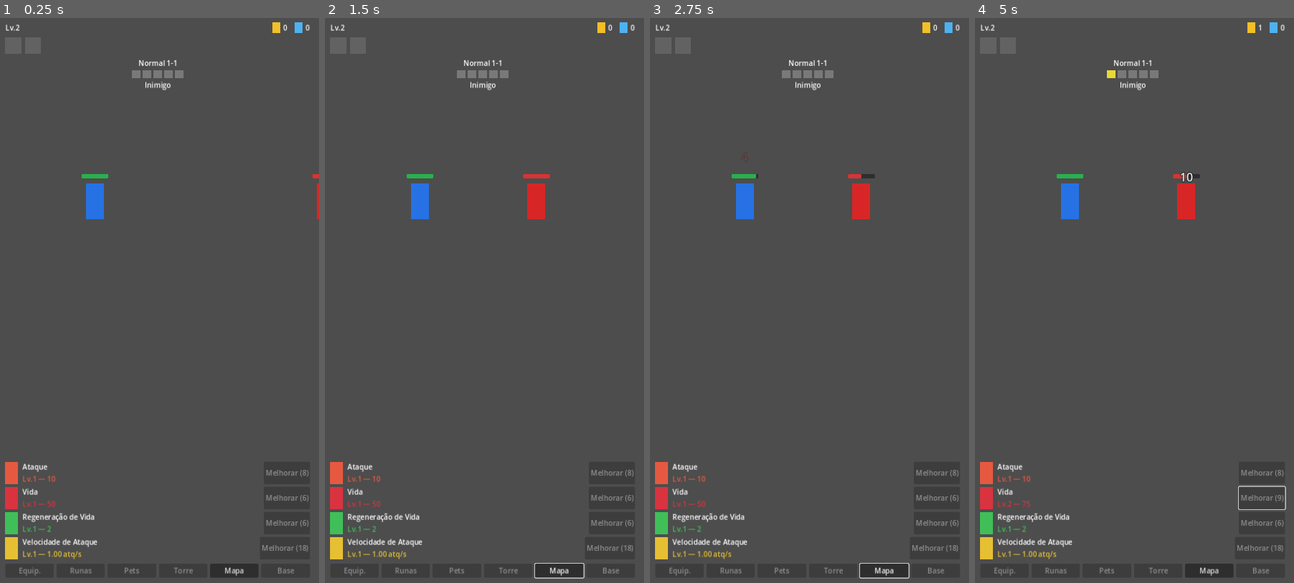
Above: before the commit, frames 1-4 (left to right).
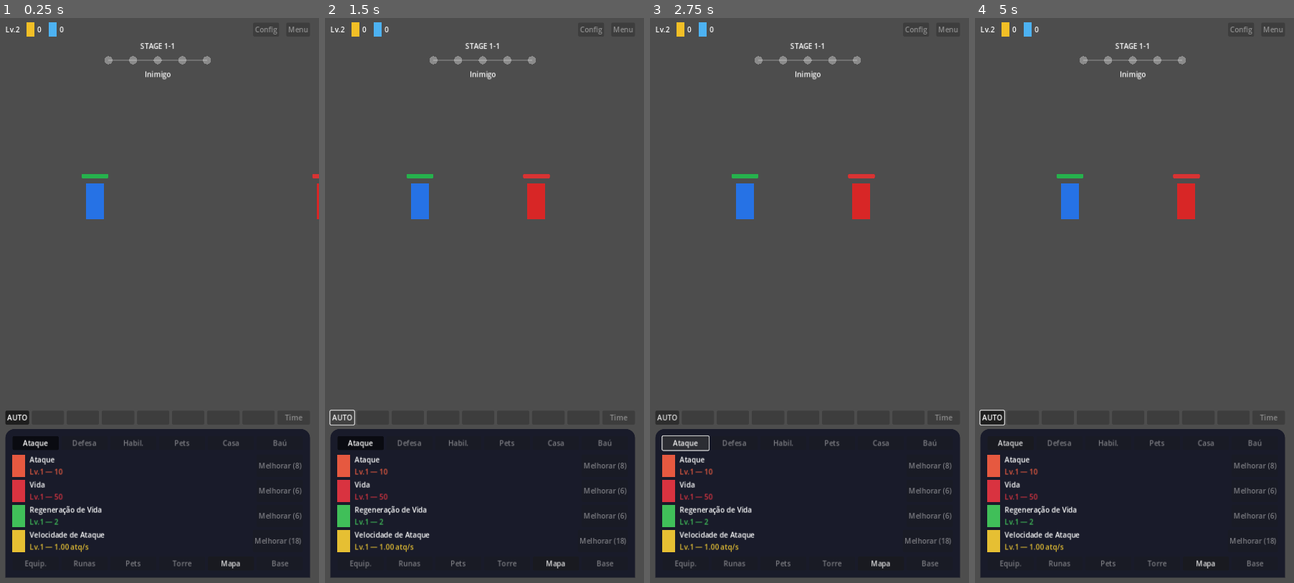
Above: after the commit, the same moments.

Repository: kaducfc/Projetos
Game: Godot game, scene res://scenes/Main.tscn
The game is run twice, just before and just after one commit, with the same random seed, the same clock (stepped at 60 frames per second) and the same inputs.
Inputs (mouse positions are in pixels of both pictures, inside the frame that each line leads up to):
- Up to frame 1 (0.25 s): no input
- Up to frame 2 (1.5 s): click "Mapa" at 0.5 s; click (340, 419) at 1.25 s, where only the run after the commit has a clickable "AUTO"
- Up to frame 3 (2.75 s): click (685, 441) at 2 s, where only the run after the commit has a clickable "Ataque"
- Up to frame 4 (5 s): click "Mapa" at 2.75 s; click (1262, 498) at 3.5 s, where only the run before the commit has a clickable "Melhorar (6)"; click (990, 419) at 4.25 s, where only the run after the commit has a clickable "AUTO"

The runs differ from the first frame. In frame 1, 25% of the frame differs, in the area x 1-98%, y 0-100%; in frame 2, 25%; in frame 3, 25%; in frame 4, 25%.

Commit message:
Reestrutura HUD com split área de batalha / painel inferior sólido
Trilha de estágio agora desenha bolinhas conectadas por linha com nó
de chefe destacado (StagePath.gd, controle customizado). Painel de
upgrades ganha fundo sólido (PanelContainer) separando visualmente da
área de batalha, com abas de categoria no topo (só "Ataque" ativa por
enquanto) e barra de habilidades (AUTO + 7 slots bloqueados + time)
entre as duas áreas. Botão AUTO agora pausa/retoma o combate de
verdade.

Diff:
--- a/idle-hero-godot/scenes/HUD.tscn
+++ b/idle-hero-godot/scenes/HUD.tscn
@@ -1,6 +1,16 @@
-[gd_scene load_steps=2 format=3]
+[gd_scene load_steps=4 format=3]
 
 [ext_resource type="Script" path="res://scripts/HUD.gd" id="1"]
+[ext_resource type="Script" path="res://scripts/StagePath.gd" id="2"]
+
+[sub_resource type="StyleBoxFlat" id="1"]
+bg_color = Color(0.09, 0.1, 0.16, 0.96)
+corner_radius_top_left = 20
+corner_radius_top_right = 20
+content_margin_left = 16.0
+content_margin_top = 16.0
+content_margin_right = 16.0
+content_margin_bottom = 16.0
 
 [node name="HUD" type="Control"]
 layout_mode = 3
@@ -34,10 +44,6 @@
 layout_mode = 2
 text = "Lv.1"
 
-[node name="TopSpacer" type="Control" parent="MarginContainer/VBoxContainer/TopBar"]
-layout_mode = 2
-size_flags_horizontal = 3
-
 [node name="GoldRow" type="HBoxContainer" parent="MarginContainer/VBoxContainer/TopBar"]
 layout_mode = 2
 theme_override_constants/separation = 6
@@ -64,19 +70,19 @@
 layout_mode = 2
 text = "0"
 
-[node name="CompanionRow" type="HBoxContainer" parent="MarginContainer/VBoxContainer"]
-layout_mode = 2
-theme_override_constants/separation = 8
-
-[node name="LockedSlot1" type="ColorRect" parent="MarginContainer/VBoxContainer/CompanionRow"]
-custom_minimum_size = Vector2(36, 36)
-layout_mode = 2
-color = Color(1, 1, 1, 0.12)
-
-[node name="LockedSlot2" type="ColorRect" parent="MarginContainer/VBoxContainer/CompanionRow"]
-custom_minimum_size = Vector2(36, 36)
-layout_mode = 2
-color = Color(1, 1, 1, 0.12)
+[node name="TopSpacer" type="Control" parent="MarginContainer/VBoxContainer/TopBar"]
+layout_mode = 2
+size_flags_horizontal = 3
+
+[node name="SettingsButton" type="Button" parent="MarginContainer/VBoxContainer/TopBar"]
+layout_mode = 2
+disabled = true
+text = "Config"
+
+[node name="MenuButton" type="Button" parent="MarginContainer/VBoxContainer/TopBar"]
+layout_mode = 2
+disabled = true
+text = "Menu"
 
 [node name="StageBanner" type="VBoxContainer" parent="MarginContainer/VBoxContainer"]
 layout_mode = 2
@@ -86,12 +92,13 @@
 [node name="StageLabel" type="Label" parent="MarginContainer/VBoxContainer/StageBanner"]
 layout_mode = 2
 horizontal_alignment = 1
-text = "Normal 1-1"
-
-[node name="StagePath" type="HBoxContainer" parent="MarginContainer/VBoxContainer/StageBanner"]
-layout_mode = 2
-alignment = 1
-theme_override_constants/separation = 6
+text = "STAGE 1-1"
+
+[node name="StagePath" type="Control" parent="MarginContainer/VBoxContainer/StageBanner"]
+layout_mode = 2
+size_flags_horizontal = 4
+custom_minimum_size = Vector2(220, 32)
+script = ExtResource("2")
 
 [node name="EnemyNameLabel" type="Label" parent="MarginContainer/VBoxContainer/StageBanner"]
 layout_mode = 2
@@ -102,53 +109,149 @@
 layout_mode = 2
 size_flags_vertical = 3
 
-[node name="BottomArea" type="VBoxContainer" parent="MarginContainer/VBoxContainer"]
-layout_mode = 2
-theme_override_constants/separation = 10
-
-[node name="ToastLabel" type="Label" parent="MarginContainer/VBoxContainer/BottomArea"]
+[node name="ToastLabel" type="Label" parent="MarginContainer/VBoxContainer"]
 layout_mode = 2
 horizontal_alignment = 1
 text = ""
 
-[node name="StatsPanel" type="VBoxContainer" parent="MarginContainer/VBoxContainer/BottomArea"]
-layout_mode = 2
-theme_override_constants/separation = 6
-
-[node name="BottomNav" type="HBoxContainer" parent="MarginContainer/VBoxContainer/BottomArea"]
-layout_mode = 2
-theme_override_constants/separation = 6
-
-[node name="EquipButton" type="Button" parent="MarginContainer/VBoxContainer/BottomArea/BottomNav"]
+[node name="AbilityBar" type="HBoxContainer" parent="MarginContainer/VBoxContainer"]
+layout_mode = 2
+theme_override_constants/separation = 6
+
+[node name="AutoButton" type="Button" parent="MarginContainer/VBoxContainer/AbilityBar"]
+layout_mode = 2
+toggle_mode = true
+button_pressed = true
+text = "AUTO"
+
+[node name="Slot1" type="Button" parent="MarginContainer/VBoxContainer/AbilityBar"]
+layout_mode = 2
+size_flags_horizontal = 3
+disabled = true
+
+[node name="Slot2" type="Button" parent="MarginContainer/VBoxContainer/AbilityBar"]
+layout_mode = 2
+size_flags_horizontal = 3
+disabled = true
+
+[node name="Slot3" type="Button" parent="MarginContainer/VBoxContainer/AbilityBar"]
+layout_mode = 2
+size_flags_horizontal = 3
+disabled = true
+
+[node name="Slot4" type="Button" parent="MarginContainer/VBoxContainer/AbilityBar"]
+layout_mode = 2
+size_flags_horizontal = 3
+disabled = true
+
+[node name="Slot5" type="Button" parent="MarginContainer/VBoxContainer/AbilityBar"]
+layout_mode = 2
+size_flags_horizontal = 3
+disabled = true
+
+[node name="Slot6" type="Button" parent="MarginContainer/VBoxContainer/AbilityBar"]
+layout_mode = 2
+size_flags_horizontal = 3
+disabled = true
+
+[node name="Slot7" type="Button" parent="MarginContainer/VBoxContainer/AbilityBar"]
+layout_mode = 2
+size_flags_horizontal = 3
+disabled = true
+
+[node name="TeamButton" type="Button" parent="MarginContainer/VBoxContainer/AbilityBar"]
+layout_mode = 2
+size_flags_horizontal = 3
+disabled = true
+text = "Time"
+
+[node name="BottomSheet" type="PanelContainer" parent="MarginContainer/VBoxContainer"]
+layout_mode = 2
+theme_override_styles/panel = SubResource("1")
+
+[node name="BottomSheetContent" type="VBoxContainer" parent="MarginContainer/VBoxContainer/BottomSheet"]
+layout_mode = 2
+theme_override_constants/separation = 10
+
+[node name="CategoryTabs" type="HBoxContainer" parent="MarginContainer/VBoxContainer/BottomSheet/BottomSheetContent"]
+layout_mode = 2
+theme_override_constants/separation = 6
+
+[node name="AttackTab" type="Button" parent="MarginContainer/VBoxContainer/BottomSheet/BottomSheetContent/CategoryTabs"]
+layout_mode = 2
+size_flags_horizontal = 3
+toggle_mode = true
+button_pressed = true
+text = "Ataque"
+
+[node name="DefenseTab" type="Button" parent="MarginContainer/VBoxContainer/BottomSheet/BottomSheetContent/CategoryTabs"]
+layout_mode = 2
+size_flags_horizontal = 3
+disabled = true
+text = "Defesa"
+
+[node name="SkillTab" type="Button" parent="MarginContainer/VBoxContainer/BottomSheet/BottomSheetContent/CategoryTabs"]
+layout_mode = 2
+size_flags_horizontal = 3
+disabled = true
+text = "Habil."
+
+[node name="PetTab" type="Button" parent="MarginContainer/VBoxContainer/BottomSheet/BottomSheetContent/CategoryTabs"]
+layout_mode = 2
+size_flags_horizontal = 3
+disabled = true
+text = "Pets"
+
+[node name="HomeTab" type="Button" parent="MarginContainer/VBoxContainer/BottomSheet/BottomSheetContent/CategoryTabs"]
+layout_mode = 2
+size_flags_horizontal = 3
+disabled = true
+text = "Casa"
+
+[node name="ChestTab" type="Button" parent="MarginContainer/VBoxContainer/BottomSheet/BottomSheetContent/CategoryTabs"]
+layout_mode = 2
+size_flags_horizontal = 3
+disabled = true
+text = "Baú"
+
+[node name="StatsPanel" type="VBoxContainer" parent="MarginContainer/VBoxContainer/BottomSheet/BottomSheetContent"]
+layout_mode = 2
+theme_override_constants/separation = 6
+
+[node name="BottomNav" type="HBoxContainer" parent="MarginContainer/VBoxContainer/BottomSheet/BottomSheetContent"]
+layout_mode = 2
+theme_override_constants/separation = 6
+
+[node name="EquipButton" type="Button" parent="MarginContainer/VBoxContainer/BottomSheet/BottomSheetContent/BottomNav"]
 layout_mode = 2
 size_flags_horizontal = 3
 disabled = true
 text = "Equip."
 
-[node name="RunesButton" type="Button" parent="MarginContainer/VBoxContainer/BottomArea/BottomNav"]
+[node name="RunesButton" type="Button" parent="MarginContainer/VBoxContainer/BottomSheet/BottomSheetContent/BottomNav"]
 layout_mode = 2
 size_flags_horizontal = 3
 disabled = true
 text = "Runas"
 
-[node name="PetsButton" type="Button" parent="MarginContainer/VBoxContainer/BottomArea/BottomNav"]
+[node name="PetsButton" type="Button" parent="MarginContainer/VBoxContainer/BottomSheet/BottomSheetContent/BottomNav"]
 layout_mode = 2
 size_flags_horizontal = 3
 disabled = true
 text = "Pets"
 
-[node name="TowerButton" type="Button" parent="MarginContainer/VBoxContainer/BottomArea/BottomNav"]
+[node name="TowerButton" type="Button" parent="MarginContainer/VBoxContainer/BottomSheet/BottomSheetContent/BottomNav"]
 layout_mode = 2
 size_flags_horizontal = 3
 disabled = true
 text = "Torre"
 
-[node name="MapButton" type="Button" parent="MarginContainer/VBoxContainer/BottomArea/BottomNav"]
+[node name="MapButton" type="Button" parent="MarginContainer/VBoxContainer/BottomSheet/BottomSheetContent/BottomNav"]
 layout_mode = 2
 size_flags_horizontal = 3
 text = "Mapa"
 
-[node name="HomeButton" type="Button" parent="MarginContainer/VBoxContainer/BottomArea/BottomNav"]
+[node name="HomeButton" type="Button" parent="MarginContainer/VBoxContainer/BottomSheet/BottomSheetContent/BottomNav"]
 layout_mode = 2
 size_flags_horizontal = 3
 disabled = true
--- a/idle-hero-godot/scripts/HUD.gd
+++ b/idle-hero-godot/scripts/HUD.gd
@@ -1,8 +1,10 @@
 extends Control
 
-## Interface: nível/ouro/gemas no topo, trilha de progresso do estágio,
-## painel de upgrade dos 4 atributos e barra de navegação inferior
-## (com telas futuras ainda bloqueadas, tipo o menu de um jogo idle mobile).
+## Interface: nível/ouro/gemas e menu no topo, trilha de progresso do
+## estágio, barra de habilidades (AUTO + slots bloqueados), abas de
+## categoria e painel de upgrade dos 4 atributos, navegação inferior.
+
+signal auto_toggled(enabled: bool)
 
 const STAT_DISPLAY := {
 	"attack": {"name": "Ataque", "color": Color(0.9, 0.35, 0.25)},
@@ -15,13 +17,13 @@
 @onready var gold_label: Label = $MarginContainer/VBoxContainer/TopBar/GoldRow/GoldLabel
 @onready var gems_label: Label = $MarginContainer/VBoxContainer/TopBar/GemsRow/GemsLabel
 @onready var stage_label: Label = $MarginContainer/VBoxContainer/StageBanner/StageLabel
-@onready var stage_path: HBoxContainer = $MarginContainer/VBoxContainer/StageBanner/StagePath
+@onready var stage_path: StagePath = $MarginContainer/VBoxContainer/StageBanner/StagePath
 @onready var enemy_name_label: Label = $MarginContainer/VBoxContainer/StageBanner/EnemyNameLabel
-@onready var toast_label: Label = $MarginContainer/VBoxContainer/BottomArea/ToastLabel
-@onready var stats_panel: VBoxContainer = $MarginContainer/VBoxContainer/BottomArea/StatsPanel
+@onready var toast_label: Label = $MarginContainer/VBoxContainer/ToastLabel
+@onready var auto_button: Button = $MarginContainer/VBoxContainer/AbilityBar/AutoButton
+@onready var stats_panel: VBoxContainer = $MarginContainer/VBoxContainer/BottomSheet/BottomSheetContent/StatsPanel
 
 var _stat_rows: Dictionary = {}
-var _stage_dots: Array = []
 var _toast_tween: Tween = null
 
 
@@ -31,8 +33,9 @@
 	GameState.stage_changed.connect(_on_stage_changed)
 	GameState.stat_changed.connect(_on_stat_changed)
 	GameState.milestone_reached.connect(_on_milestone_reached)
+	auto_button.toggled.connect(func(pressed): auto_toggled.emit(pressed))
 	_build_stats_panel()
-	_build_stage_path()
+	stage_path.configure(GameState.ENEMIES_PER_STAGE)
 	_on_gold_changed(GameState.gold)
 	_on_gems_changed(GameState.gems)
 	_on_stage_changed(GameState.current_stage)
@@ -45,14 +48,7 @@
 
 
 func update_stage_path(defeated_count: int, is_boss_stage: bool) -> void:
-	for i in _stage_dots.size():
-		var dot: ColorRect = _stage_dots[i]
-		var defeated := i < defeated_count
-		var is_last := i == _stage_dots.size() - 1
-		if is_last and is_boss_stage:
-			dot.color = Color(0.3, 0.05, 0.35) if defeated else Color(0.7, 0.1, 0.8)
-		else:
-			dot.color = Color(0.9, 0.85, 0.2) if defeated else Color(1, 1, 1, 0.25)
+	stage_path.update_progress(defeated_count, is_boss_stage)
 
 
 func show_toast(text: String) -> void:
@@ -63,15 +59,6 @@
 	_toast_tween = create_tween()
 	_toast_tween.tween_interval(1.4)
 	_toast_tween.tween_property(toast_label, "modulate:a", 0.0, 0.6)
-
-
-func _build_stage_path() -> void:
-	for i in GameState.ENEMIES_PER_STAGE:
-		var dot := ColorRect.new()
-		dot.custom_minimum_size = Vector2(18, 18)
-		dot.color = Color(1, 1, 1, 0.25)
-		stage_path.add_child(dot)
-		_stage_dots.append(dot)
 
 
 func _build_stats_panel() -> void:
@@ -152,7 +139,7 @@
 	@warning_ignore("integer_division")
 	var chapter := (new_stage - 1) / GameState.BOSS_STAGE_INTERVAL + 1
 	var substage := (new_stage - 1) % GameState.BOSS_STAGE_INTERVAL + 1
-	stage_label.text = "Normal %d-%d" % [chapter, substage]
+	stage_label.text = "STAGE %d-%d" % [chapter, substage]
 
 
 func _on_milestone_reached(stat_key: String, level: int, gems_awarded: int) -> void:
--- a/idle-hero-godot/scripts/Main.gd
+++ b/idle-hero-godot/scripts/Main.gd
@@ -13,6 +13,7 @@
 
 var _current_enemy: Node2D = null
 var _enemy_index: int = 0
+var _auto_enabled: bool = true
 
 
 func _ready() -> void:
@@ -20,6 +21,7 @@
 	hero.died.connect(_on_hero_died)
 	hero.damaged.connect(func(amount): _spawn_floating_number(hero.global_position, amount, Color(1.0, 0.4, 0.4)))
 	hud.setup()
+	hud.auto_toggled.connect(_on_auto_toggled)
 	_start_stage()
 
 
@@ -60,8 +62,9 @@
 		return
 	hero.set_target(enemy)
 	enemy.set_target(hero)
-	hero.start_combat()
-	enemy.start_combat()
+	if _auto_enabled:
+		hero.start_combat()
+		enemy.start_combat()
 
 
 func _on_enemy_died(gold_reward: int, gems_reward: int, was_final_enemy: bool) -> void:
@@ -81,9 +84,22 @@
 	if is_instance_valid(_current_enemy):
 		_current_enemy.stop_combat()
 	hero.reset_stats()
-	hero.start_combat()
-	if is_instance_valid(_current_enemy):
-		_current_enemy.start_combat()
+	if _auto_enabled:
+		hero.start_combat()
+		if is_instance_valid(_current_enemy):
+			_current_enemy.start_combat()
+
+
+func _on_auto_toggled(enabled: bool) -> void:
+	_auto_enabled = enabled
+	if enabled:
+		hero.start_combat()
+		if is_instance_valid(_current_enemy):
+			_current_enemy.start_combat()
+	else:
+		hero.stop_combat()
+		if is_instance_valid(_current_enemy):
+			_current_enemy.stop_combat()
 
 
 func _spawn_floating_number(global_pos: Vector2, amount: float, color: Color) -> void:
--- /dev/null
+++ b/idle-hero-godot/scripts/StagePath.gd
@@ -0,0 +1,48 @@
+extends Control
+class_name StagePath
+
+## Trilha de progresso do estágio: bolinhas conectadas por uma linha,
+## a última fica maior/roxa quando o estágio atual tem um chefe.
+
+const NODE_RADIUS := 9.0
+const BOSS_NODE_RADIUS := 12.0
+const LINE_WIDTH := 3.0
+
+var _total: int = 5
+var _defeated: int = 0
+var _is_boss_stage: bool = false
+
+
+func configure(total: int) -> void:
+	_total = total
+	queue_redraw()
+
+
+func update_progress(defeated: int, is_boss_stage: bool) -> void:
+	_defeated = defeated
+	_is_boss_stage = is_boss_stage
+	queue_redraw()
+
+
+func _draw() -> void:
+	if _total <= 1:
+		return
+	var spacing: float = size.x / float(_total - 1)
+	var y: float = size.y / 2.0
+
+	draw_line(Vector2(0, y), Vector2(size.x, y), Color(1, 1, 1, 0.2), LINE_WIDTH)
+	if _defeated > 0:
+		var progress_x: float = spacing * min(_defeated, _total - 1)
+		draw_line(Vector2(0, y), Vector2(progress_x, y), Color(0.9, 0.85, 0.2), LINE_WIDTH)
+
+	for i in _total:
+		var x: float = spacing * i
+		var is_last := i == _total - 1
+		var defeated := i < _defeated
+		if is_last and _is_boss_stage:
+			var color := Color(0.3, 0.05, 0.35) if defeated else Color(0.7, 0.1, 0.8)
+			draw_circle(Vector2(x, y), BOSS_NODE_RADIUS, color)
+			draw_circle(Vector2(x, y), BOSS_NODE_RADIUS * 0.4, Color(0, 0, 0, 0.6))
+		else:
+			var color := Color(0.9, 0.85, 0.2) if defeated else Color(1, 1, 1, 0.35)
+			draw_circle(Vector2(x, y), NODE_RADIUS, color)
